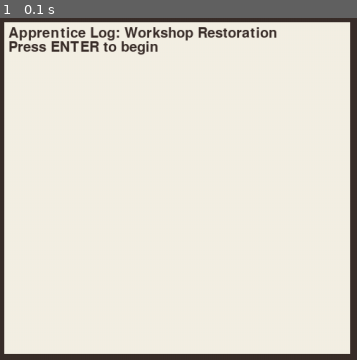
Above: before the commit, frame 1.
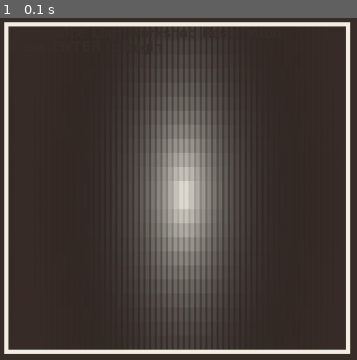
Above: after the commit, the same moment.

Repository: chenxing-dev/pygame-potion-crafter
Game: pygame game, started from src/main.py
Two runs of this game, one before a commit and one after it. Both use one fixed random seed, a clock stepped at 60 frames per second and the inputs below.
Inputs:
- Up to frame 1 (0.1 s): no input

The runs differ from the first frame. In frame 1, 89% of the frame differs, in the area x 2-97%, y 2-98%.

Commit message:
text_renderer

Diff:
--- a/src/config/__init__.py
+++ b/src/config/__init__.py
@@ -13,6 +13,9 @@
     "MAP_HEIGHT",
     "MSG_WIDTH",
     "MSG_HEIGHT",
+    "WALL",
+    "FLOOR",
+    "BLANK",
     "PLAYER",
     "PLAYER_NAME",
 ]
--- a/src/config/symbols.py
+++ b/src/config/symbols.py
@@ -2,5 +2,6 @@
 WALL = "#"
 FLOOR = "."
 PLAYER = "@"
+BLANK = " "
 
 PLAYER_NAME = "Lina"
--- a/src/game.py
+++ b/src/game.py
@@ -21,11 +21,11 @@
     INNER_PADDING,
     OUTER_PADDING,
 )
-from config import COLOR, WALL, FLOOR
+from config import COLOR
 from data.object_manager import object_manager
 from crafting import RecipeManager
 from entities import Door, MobilePlayer, NPC, Player, Reference, Item, Tool
-from ui import MessageLog, InteractionSystem
+from ui import MessageLog, InteractionSystem, get_char_size, render_character, render_colored_text
 from world import GameMap, MAP_DATA
 
 
@@ -53,14 +53,13 @@
         # 字体与字符尺寸
         self.font = pygame.font.Font(
             "assets/fonts/FT88-Gothique.ttf", FONT_SIZE)
-        width, height = self.font.size(WALL + FLOOR)
-        self.char_size = (int(width / 2), height)
+        self.char_size = get_char_size(self.font)
 
         # 渲染用 surface 容器
         container_w = GRID_WIDTH * self.char_size[0]
         container_h = GRID_HEIGHT * self.char_size[1]
         self.surfaces = {}
-        self.surfaces["container"] = pygame.Surface(
+        self.surfaces["game_container"] = pygame.Surface(
             (container_w, container_h)).convert()
         pad_w, pad_h = container_w + 2 * INNER_PADDING, container_h + 2 * INNER_PADDING
         self.surfaces["padding_container"] = pygame.Surface(
@@ -89,6 +88,7 @@
 
         # 2. Initialize the player at the starting position found in the map
         self.create_player(*self.world.player_start)
+        self.world.compute_fov(self.player.x, self.player.y)
 
         # 3. 初始化其他系统
         self.recipe_manager = RecipeManager()
@@ -163,14 +163,11 @@
     def add_message(self, message, color=COLOR.INK):
         self.message_log.add_message(message, color)
 
-    def render_colored_text(self, surface, text, position, default_color=COLOR.INK):
-        self.message_log.render_colored_text(
-            surface, text, position, default_color)
-
     def render(self):
         """Render the game"""
+
         # Clear container
-        self.surfaces["container"].fill(COLOR.PARCHMENT)
+        self.surfaces["game_container"].fill(COLOR.PARCHMENT)
 
         if self.state == GameState.MAIN_MENU:
             self.render_main_menu()
@@ -183,44 +180,66 @@
         elif self.state == GameState.JOURNAL:
             self.render_journal()
 
-        # Compose framed container and blit to the screen
-        self.draw_framed_container()
+        # Render framed container
+        self.render_framed_container()
+
         pygame.display.flip()
 
-    def draw_framed_container(self):
-        """Draw a framed container with padding"""
-        # Draw inner parchment area
+    def render_framed_container(self):
+        """Compose the framed container with padding and borders"""
+        # Draw outer container
         self.surfaces["padding_container"].fill(COLOR.PARCHMENT)
+
+        # Fill Screen
+        self.screen.fill(COLOR.INK)
+
+        # Draw game container with margin on padding container
         self.surfaces["padding_container"].blit(
-            self.surfaces["container"], (INNER_PADDING, INNER_PADDING))
-        # Fill frame
-        self.screen.fill(COLOR.INK)
+            self.surfaces["game_container"], (INNER_PADDING, INNER_PADDING))
         self.screen.blit(self.surfaces["padding_container"],
                          (OUTER_PADDING, OUTER_PADDING))
 
     def render_main_menu(self):
         """Render the main menu"""
-        # Draw container
         main_menu_x, main_menu_y = 0, 0
-        main_menu_bg = pygame.Surface(
-            (GRID_WIDTH * self.char_size[0],
-             GRID_HEIGHT * self.char_size[1]),
-            pygame.SRCALPHA,
-        )
+        cw, ch = GRID_WIDTH * \
+            self.char_size[0], GRID_HEIGHT * self.char_size[1]
+
+        # Create background surface
+        bg = pygame.Surface((cw, ch), pygame.SRCALPHA)
+
+        # Draw vignetting effect
+        max_dist = math.sqrt((GRID_WIDTH / 2) **
+                             2 + (GRID_HEIGHT / 2) ** 2)
+        for ry in range(GRID_HEIGHT):
+            for rx in range(GRID_WIDTH):
+                # Calculate distance from center
+                dist_x = abs(rx - GRID_WIDTH / 2)
+                dist_y = abs(ry - GRID_HEIGHT / 2)
+                dist = math.sqrt(dist_x ** 2 + dist_y ** 2)
+
+                # Calculate alpha based on distance
+                alpha = 255 * dist / max_dist
+                alpha = max(0, min(255, int(alpha)))
+                render_character(
+                    bg, self.font, "W", (rx * self.char_size[0], ry * self.char_size[1]), background=COLOR.INK, alpha=alpha)
+
         # Display game title and instructions
-        self.render_colored_text(
-            main_menu_bg, GAME_TITLE, (0, 0))
-        self.render_colored_text(
-            main_menu_bg, "Press ENTER to begin", (0, self.char_size[1]))
-        self.surfaces["container"].blit(
-            main_menu_bg, (main_menu_x, main_menu_y))
+        render_colored_text(
+            bg, self.font, GAME_TITLE, (0, 0))
+        render_colored_text(
+            bg, self.font, "Press ENTER to begin", (0, self.char_size[1]))
+        self.surfaces["game_container"].blit(
+            bg, (main_menu_x, main_menu_y))
+
+        self.surfaces["game_container"].blit(bg, (main_menu_x, main_menu_y))
 
     def render_playing(self):
         """Render the playing state"""
         # Render game world
         if self.world and self.player:
             self.world.render(
-                self.surfaces["container"],
+                self.surfaces["game_container"],
                 self.char_size,
                 self.font
             )
@@ -247,7 +266,7 @@
         """Render the UI panel for the playing state"""
         self.render_header()
         self.render_status_panel()
-        self.message_log.render(self.surfaces["container"])
+        self.message_log.render(self.surfaces["game_container"])
         self.render_action_menu()
 
     def render_header(self):
@@ -260,10 +279,10 @@
             pygame.SRCALPHA,
         )
         # Display game title and current day
-        self.render_colored_text(
-            header_bg, f"{GAME_TITLE} - Day {self.world_state['day']}", (0, 0))
-
-        self.surfaces["container"].blit(header_bg, (header_x, header_y))
+        render_colored_text(
+            header_bg, self.font, f"{GAME_TITLE} - Day {self.world_state['day']}", (0, 0))
+
+        self.surfaces["game_container"].blit(header_bg, (header_x, header_y))
 
     def render_status_panel(self):
         """Render the status panel"""
@@ -291,18 +310,19 @@
         # Draw stats with colored keywords
         for stat in status:
             if isinstance(stat, Tuple):
-                self.render_colored_text(
+                render_colored_text(
                     ui_bg,
+                    self.font,
                     stat[0],
                     (self.char_size[0], status_y),
                     stat[1],
                 )
             else:
-                self.render_colored_text(
-                    ui_bg, stat, (self.char_size[0], status_y))
+                render_colored_text(
+                    ui_bg, self.font, stat, (self.char_size[0], status_y))
             status_y += self.char_size[1]
 
-        self.surfaces["container"].blit(ui_bg, (ui_x, ui_y))
+        self.surfaces["game_container"].blit(ui_bg, (ui_x, ui_y))
 
     def get_available_actions(self):
         """Determine available actions based on context"""
@@ -344,25 +364,25 @@
             text = action[1]
 
             # 绘制首字母（深绿色）
-            self.render_colored_text(
-                menu_bg, key, (current_x, 0), COLOR.SADDLE_BROWN
+            render_colored_text(
+                menu_bg, self.font, key, (current_x, 0), COLOR.SADDLE_BROWN
             )
             current_x += len(key) * self.char_size[0]
 
             # 绘制剩余文本（浅灰褐色）
-            self.render_colored_text(
-                menu_bg, text, (current_x, 0), COLOR.LIGHT_TAUPE
-            )
+            render_colored_text(menu_bg, self.font, text,
+                                (current_x, 0), COLOR.LIGHT_TAUPE)
             current_x += (len(text) + 1) * self.char_size[0]
 
             # 如果不是最后一个动作，添加分隔符
             if i < len(actions) - 1:
-                self.render_colored_text(
-                    menu_bg, separator, (current_x, 0), COLOR.LIGHT_TAUPE
+                render_colored_text(
+                    menu_bg, self.font, separator, (current_x,
+                                                    0), COLOR.LIGHT_TAUPE
                 )
             current_x += (len(separator) + 1) * self.char_size[0]
 
-        self.surfaces["container"].blit(menu_bg, (menu_x, menu_y))
+        self.surfaces["game_container"].blit(menu_bg, (menu_x, menu_y))
 
     def handle_events(self):
         """Handle user input events"""
--- a/src/ui/__init__.py
+++ b/src/ui/__init__.py
@@ -1,4 +1,5 @@
 from ui.messasge_log import MessageLog
 from ui.interaction_system import InteractionSystem
+from ui.text_renderer import get_char_size, render_character, render_colored_text
 
-__all__ = ["MessageLog", "InteractionSystem"]
+__all__ = ["MessageLog", "InteractionSystem", "get_char_size", "render_character", "render_colored_text"]
--- a/src/ui/messasge_log.py
+++ b/src/ui/messasge_log.py
@@ -1,6 +1,7 @@
 import pygame
-from config import COLOR, COLORED_WORDS
+from config import COLOR
 from config.settings import GRID_WIDTH, HEADER_HEIGHT, MAP_HEIGHT, MSG_WIDTH, MSG_HEIGHT
+from ui.text_renderer import render_colored_text
 
 
 class MessageLog:
@@ -11,29 +12,6 @@
         self.messages = []
         self.max_lines = MSG_HEIGHT * 3
         self.scroll_offset = 0
-
-    def render_colored_text(self, surface, text, position, default_color=COLOR.INK):
-        """Render text with colored keywords"""
-        x, y = position
-        words = text.split()
-
-        for word in words:
-            # Check if word needs special coloring
-            color = COLORED_WORDS.get(word, default_color)
-
-            if not color:
-                # Handle punctuation
-                clean_word = word.strip(".,!?;:")
-                color = COLORED_WORDS.get(clean_word, default_color)
-            # Render the word
-            word_surface = self.font.render(word, True, color)
-            word_width = word_surface.get_width()
-
-            # Draw the word
-            surface.blit(word_surface, (x, y))
-
-            # Move to next position
-            x += word_width + self.font.size(" ")[0]  # Add space width
 
     def add_message(self, message, color=COLOR.INK):
         """Add a message to the log with wrapping and coloring"""
@@ -131,8 +109,9 @@
 
         # Draw messages
         for i, (msg, color) in enumerate(self.messages[start_idx:end_idx]):
-            self.render_colored_text(
+            render_colored_text(
                 msg_bg,
+                self.font,
                 msg,
                 (0, i * self.char_height),
                 color,
--- /dev/null
+++ b/src/ui/text_renderer.py
@@ -0,0 +1,44 @@
+"""Text rendering utilities for the game UI"""
+
+from typing import Tuple, Optional
+import pygame
+from config import COLOR, COLORED_WORDS, WALL, FLOOR
+
+
+def render_character(surface: pygame.Surface, font: pygame.font.Font, char: str, position: Tuple[int, int], color: Tuple[int, int, int] = COLOR.INK, background: Optional[Tuple[int, int, int]] = None, alpha: Optional[int] = None):
+    """Render a single character at the given position"""
+    x, y = position
+    char_surface = font.render(
+        char, False, color, background)
+    if alpha and alpha < 255:
+        char_surface.set_alpha(alpha)
+    surface.blit(char_surface, (x, y))
+    return char_surface.get_width()
+
+
+def render_colored_text(surface: pygame.Surface, font: pygame.font.Font, text: str, position: Tuple[int, int], default_color: Tuple[int, int, int] = COLOR.INK):
+    """Render text with colored keywords"""
+    x, y = position
+    words = text.split()
+
+    for word in words:
+        # Check if word needs special coloring
+        color = COLORED_WORDS.get(word, default_color)
+
+        if not color:
+            # Handle punctuation
+            clean_word = word.strip(".,!?;:")
+            color = COLORED_WORDS.get(clean_word, default_color)
+
+        # Render the word
+        word_width = render_character(
+            surface, font, word, (x, y), color)
+
+        # Move to next position (add space width)
+        x += word_width + get_char_size(font)[0]
+
+
+def get_char_size(font: pygame.font.Font) -> Tuple[int, int]:
+    """Get the width and height of a single character"""
+    width, height = font.size(WALL + FLOOR)  # Use a sample character
+    return (int(width / 2), height)
--- a/src/world/game_map.py
+++ b/src/world/game_map.py
@@ -1,7 +1,7 @@
 from typing import List, Tuple, TYPE_CHECKING, Union
 import numpy as np
 import pygame
-from config import COLOR, WALL, FLOOR, PLAYER, MAP_WIDTH, MAP_HEIGHT
+from config import COLOR, WALL, FLOOR, BLANK, PLAYER, MAP_WIDTH, MAP_HEIGHT
 from entities.reference import Reference
 from entities.activator import Activator
 from entities.static import Static
@@ -17,7 +17,7 @@
     def __init__(self, map_strings: List[str]):
         self.width, self.height = MAP_WIDTH, MAP_HEIGHT
         self.tiles = np.full((self.width, self.height),
-                             fill_value=" ", dtype=str)
+                             fill_value=BLANK, dtype=str)
         self.fov = np.zeros((self.width, self.height), dtype=bool)
         self.explored = np.zeros((self.width, self.height), dtype=bool)
 
@@ -43,7 +43,7 @@
                     wall = Static("wall", WALL, COLOR.INK, blocks=True)
                     floor = Static(
                         "floor", FLOOR, COLOR.LIGHT_TAUPE, blocks=False)
-                    if char == " ":
+                    if char == BLANK:
                         self.tiles[x, y] = char
                     elif char == WALL:
                         self.tiles[x, y] = char
